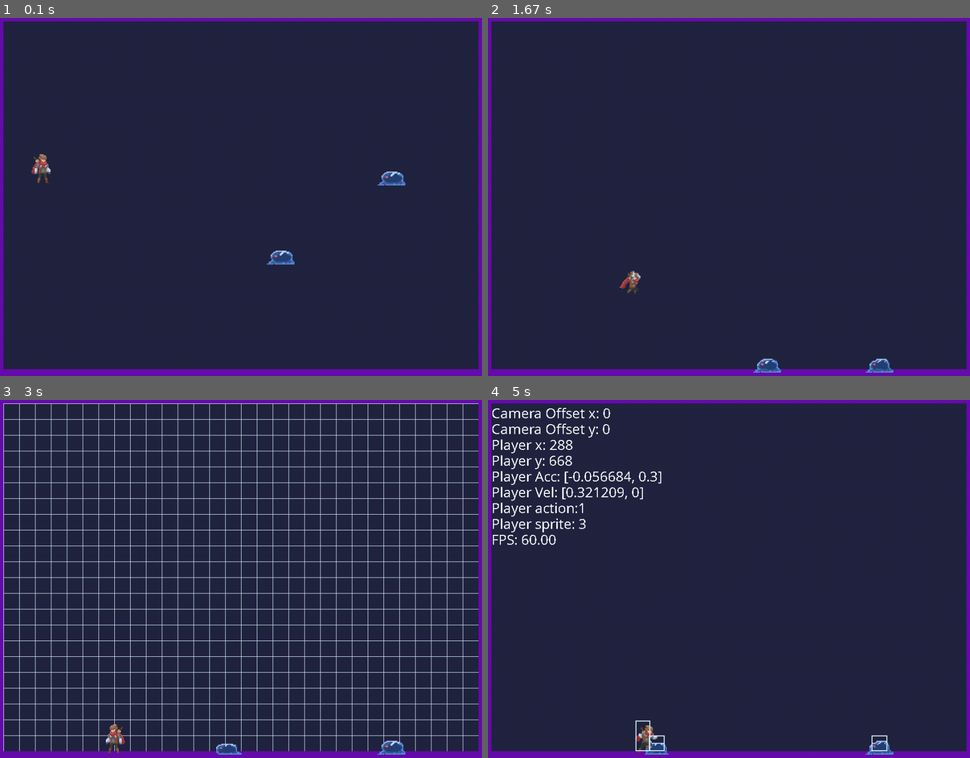
Above: before the commit, frames 1-4 (two rows, left to right).
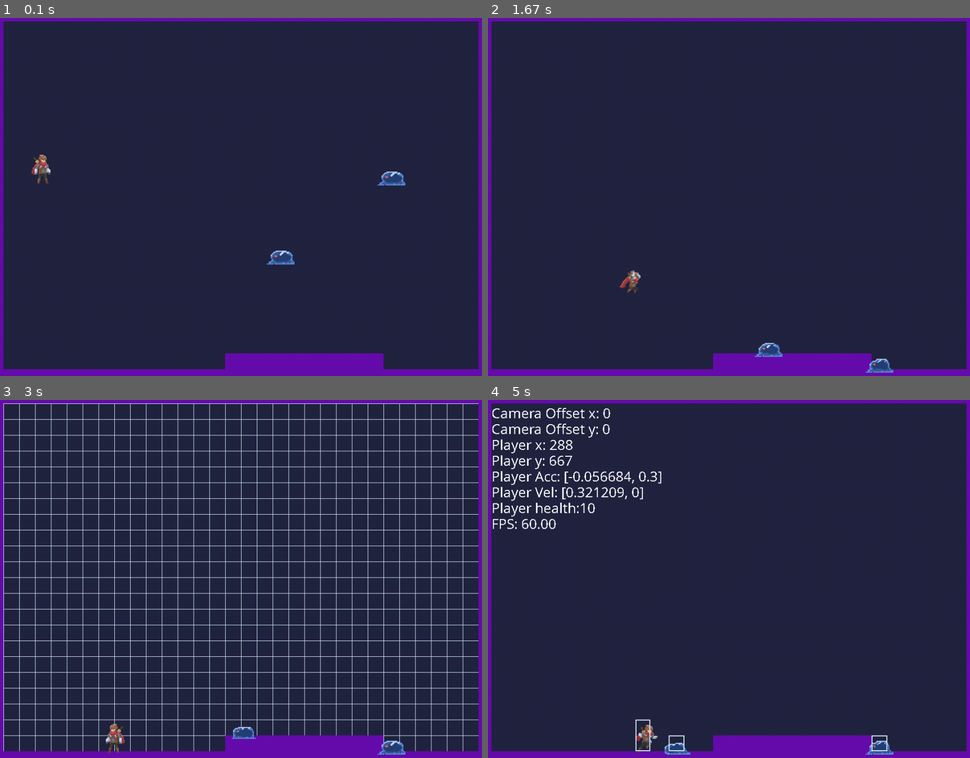
Above: after the commit, the same moments.

Repository: ArthurC13/A-Level-Project-Arthur-Chen
Game: pygame game, started from A level Project.py
Two runs of this game, one before a commit and one after it. Both use one fixed random seed, a clock stepped at 60 frames per second and the inputs below.
Inputs:
- Up to frame 1 (0.1 s): no input
- Up to frame 2 (1.67 s): tap 2 at 0.33, 1.65 s; hold Right 0.67-1.13 s; tap 3 at 0.82 s; hold Up 1.17-1.47 s; tap 0 at 1.32 s; hold Right from 1.5 s (still down)
- Up to frame 3 (3 s): release Right at 1.97 s; hold Left 2-2.53 s; tap 3 at 2.15 s; hold Down 2.57-2.87 s; tap 0 at 2.72 s; tap 1 at 2.9 s
- Up to frame 4 (5 s): hold Left 3.23-3.63 s; tap 3 at 3.38, 4.88 s; hold Up 3.67-4.03 s; tap 0 at 3.82 s; hold Right 4.07-4.7 s; tap 2 at 4.22 s; hold Down from 4.73 s (still down)

The runs differ from the first frame. In frame 1, 1.6% of the frame differs, in the area x 6-80%, y 37-99%; in frame 2, 1.7%; in frame 3, 1.7%; in frame 4, 2.5%, in the area x 0-80%, y 15-100%.

Commit message:
added slime attacks
added new class Melee_attack to create collision checks

Diff:
--- a/A level Project.py
+++ b/A level Project.py
@@ -80,7 +80,7 @@
 
 #Player class
 class Player(pygame.sprite.Sprite):
-    def __init__(self, game, x, y):
+    def __init__(self, game, x, y, health):
         self.groups = game.player_group
         pygame.sprite.Sprite.__init__(self, self.groups)
         self.game = game
@@ -98,11 +98,12 @@
         self.image = self.sprites[self.current_action][self.current_sprite]
         self.last_sprite_time = pygame.time.get_ticks()
         self.rect = self.image.get_rect()
-        self.hit_rect = pygame.Rect(0, 0, 30, 62)
+        self.hit_rect = pygame.Rect(0, 0, 30, 64)
         self.hit_rect.center = self.rect.center
         self.pos = pygame.math.Vector2(x * TILESIZE, y * TILESIZE)
         self.vel = pygame.math.Vector2(0, 0)
         self.acc = pygame.math.Vector2(0, 0)
+        self.health = health
 
     def on_ladder(self):
         hits = pygame.sprite.spritecollide(self, game.ladder_group, False, collide_hit_rect)
@@ -142,8 +143,10 @@
     def jump(self):
         self.hit_rect.y += 1
         hits = pygame.sprite.spritecollide(self, game.wall_group, False, collide_hit_rect)
-        self.hit_rect.y -= 1
-        if hits:
+        self.hit_rect.y -= 2
+        hits2 = pygame.sprite.spritecollide(self, game.wall_group, False, collide_hit_rect)
+        self.hit_rect.y += 1
+        if hits and not hits2:
             self.vel.y = JUMPVEL
             self.current_sprite = 0
 
@@ -216,12 +219,13 @@
         self.groups = game.enemy_group
         pygame.sprite.Sprite.__init__(self, self.groups)
         self.game = game
-        self.sprites, self.mirrored_sprites = load_sprites(['images/mobs/slime/idle', 'images/mobs/slime/move'])
+        self.sprites, self.mirrored_sprites = load_sprites(['images/mobs/slime/idle', 'images/mobs/slime/move', 'images/mobs/slime/attack'])
         self.current_action = 0
         '''
         Slime actions:
         0. idle
         1. move
+        2. attack
         '''
         self.current_sprite = 0
         self.face_left = False
@@ -233,16 +237,33 @@
         self.pos = pygame.math.Vector2(x * TILESIZE, y * TILESIZE)
         self.vel = pygame.math.Vector2(0, 0)
         self.acc = pygame.math.Vector2(0, 0)
+        self.last_attack = pygame.time.get_ticks()
+        self.attack_rate = 2000
+        self.health = 3
 
     def movements(self):
+        now = pygame.time.get_ticks()
         self.acc = pygame.math.Vector2(0, GRAVITY)
-        if abs(self.pos.x - game.player.pos.x) < 300:
-            if self.pos.x > game.player.pos.x:
-                self.acc.x = -0.2
-                self.face_left = False
-            else:
-                self.acc.x = 0.2
+        if self.current_action != 2 and now - self.last_attack >= self.attack_rate:
+            self.face_left = False
+            if self.pos.x < game.player.pos.x:
                 self.face_left = True
+            if 40 < abs(self.pos.x - game.player.pos.x) < 400 and abs(self.pos.y - game.player.pos.y) < 125:
+                if self.pos.x > game.player.pos.x:
+                    self.acc.x = -0.2
+                else:
+                    self.acc.x = 0.2
+            if 40 > abs(self.pos.x - game.player.pos.x) and abs(self.pos.y - game.player.pos.y) < 60:
+                self.acc.x = 0
+                self.current_action = 2
+                self.current_sprite = -1
+                self.last_attack = pygame.time.get_ticks()
+
+    def attack(self):
+        if self.face_left:
+            Melee_attack(self.game, int(self.pos.x)+32, int(self.pos.y), 32, 32, self.game.player_group)
+        else:
+            Melee_attack(self.game, int(self.pos.x)-32, int(self.pos.y), 32, 32, self.game.player_group)
 
     def animations(self):
         now = pygame.time.get_ticks()
@@ -260,6 +281,16 @@
             if now - self.last_sprite_time >= 125:
                 self.current_sprite += 1
                 if self.current_sprite > len(sprites_list[self.current_action])-1:
+                    self.current_sprite = 0
+                self.image = sprites_list[self.current_action][self.current_sprite]
+                self.last_sprite_time = pygame.time.get_ticks()
+        elif self.current_action == 2:      #attacking
+            if now - self.last_sprite_time >= 125:
+                self.current_sprite += 1
+                if self.current_sprite == 2:
+                    self.attack()
+                if self.current_sprite > len(sprites_list[self.current_action])-1:
+                    self.current_action = 0
                     self.current_sprite = 0
                 self.image = sprites_list[self.current_action][self.current_sprite]
                 self.last_sprite_time = pygame.time.get_ticks()
@@ -277,10 +308,11 @@
         self.rect.center = self.hit_rect.center
         if abs(self.vel.x) < 0.2:
             self.vel.x = 0
-        if self.vel in [(0, 0), (0, 0.3)]:
-            self.current_action = 0
-        else:
-            self.current_action = 1
+        if self.current_action != 2:
+            if self.vel in [(0, 0), (0, 0.3)]:
+                self.current_action = 0
+            else:
+                self.current_action = 1
         self.animations()
 
 
@@ -313,6 +345,34 @@
         self.rect.x = x * TILESIZE
         self.rect.y = y * TILESIZE
 
+# -- Utility classes
+
+#Melee attack class
+class Melee_attack(pygame.sprite.Sprite):
+    def __init__(self, game, x, y, w, h, target):
+        self.groups = game.all_sprites_group, game.melee_attack_group
+        pygame.sprite.Sprite.__init__(self, self.groups)
+        self.game = game
+        self.image = pygame.Surface((w, h))
+        if self.game.show_hit_rect:
+            self.image.fill(RED)
+        self.rect = self.image.get_rect()
+        self.hit_rect = pygame.Rect(x, y, 32, 32)
+        self.rect.center = self.hit_rect.center
+        self.target = target
+        self.spawn_time = pygame.time.get_ticks()
+        self.life_time = 100
+        self.pos = pygame.math.Vector2(x, y)
+
+    def update(self):
+        now = pygame.time.get_ticks()
+        if now - self.spawn_time >= self.life_time:
+            self.kill()
+        hits = pygame.sprite.spritecollide(self, self.target, False, collide_hit_rect)
+        if hits:
+            for i in hits:
+                i.health -= 1
+            self.kill()
 
 # -- Map and Camera
 
@@ -363,6 +423,7 @@
         pygame.key.set_repeat(100, 50)
         self.myfont = pygame.font.SysFont('Comic Sans MS', 30)
         self.level = LEVEL
+        self.player_health = 10
         self.tools_reset()
 
     def sprite_group_reset(self):
@@ -371,6 +432,7 @@
         self.ladder_group = pygame.sprite.Group()
         self.enemy_group = pygame.sprite.Group()
         self.player_group = pygame.sprite.Group()
+        self.melee_attack_group = pygame.sprite.Group()
 
     def tools_reset(self):
         self.show_grid = False
@@ -400,7 +462,7 @@
                 if item == '3':
                     Ladder(self, x, y, YELLOW)
                 if item == 'p':
-                    self.player = Player(self, x, y)
+                    self.player = Player(self, x, y, self.player_health)
                 if item == 's':
                     Slime(self, x, y)
                 x += 1
@@ -440,6 +502,7 @@
         self.enemy_group.update()
         self.player_group.update()
         self.camera.update(self.player)
+        self.player_health = self.player.health
 
     def blit_texts(self, texts, colour, x, y, y_intervals, font):
         textlist = texts.split('\n')
@@ -453,7 +516,7 @@
             string = 'Camera Offset x: ' + str(self.camera.x) + '\nCamera Offset y: ' + str(self.camera.y)
             string += '\nPlayer x: ' + str(self.player.rect.x) + '\nPlayer y: ' + str(self.player.rect.y)
             string += '\nPlayer Acc: ' + str(self.player.acc) + '\nPlayer Vel: ' + str(self.player.vel)
-            string += '\nPlayer action:' + str(self.player.current_action) + '\nPlayer sprite: ' + str(self.player.current_sprite)
+            string += '\nPlayer health:' + str(self.player.health)
             string += '\nFPS: ' + "{:.2f}".format(self.clock.get_fps())
             self.blit_texts(string, WHITE, 32, 32, 32, self.myfont)
 
@@ -463,7 +526,7 @@
             self.show_grid_lines()
         #self.all_sprites_group.draw(self.screen)
         #self.player_group.draw(self.screen)
-        #all sprites draw replaced with for loop blitting individual sprites on to the screen - doing the same thing but alow camera to be applied
+        #all sprites draw replaced with for loop blitting individual sprites on to the screen - doing the same thing but now camera can be applied
         for i in self.all_sprites_group:
             self.screen.blit(i.image, self.camera.apply(i))
         for i in self.enemy_group:
--- a/maps/map1.txt
+++ b/maps/map1.txt
@@ -20,5 +20,5 @@
 10000000000000000000000000000001
 10000000000000000000000000000001
 10000000000000000000000000000001
-10000000000000000000000000000001
+10000000000000011111111110000001
 11111111111111111111111111111111
--- a/maps/map2.txt
+++ b/maps/map2.txt
@@ -3,10 +3,10 @@
 1000000000000000000000000000000000000000000000000000000000000001
 1000000000000000000000000000000000000000000000000000000000000001
 10000000p0000000000000000000000000000000000000000000000000000001
-1000000000000000000000000000000000000000000000000000000000000001
+10000000000000000000000000s0000000000000000000000000000000000001
 1000000000000000000000000000000000000000111111000000000000000001
 1002222222222200000000000000000000000000000000000000000000000001
-1000000000000000000000000000000000000000000000000000000000000001
+100000000000000000000000000000000000000000000000000000000s000001
 1000000000000000000111111111110000000000000000000022200000000001
 1000000000000000000000000000000000000000000000000000000000000001
 1000000000000000000000000000000000002222222220000000000000000001
@@ -17,9 +17,9 @@
 1000000000000000000000000000000000000000000000000000000000000301
 1000000000000000000001111111000000000002222220000000000000000301
 1000000000000000000000000000000000000000000000000000000000000301
-1000000000000000000000000000000111110000000000000000000000000301
+1000000000000000000000000000000111110000000000000000s00000000301
 1000000111111100000000000000000000000000000000000000000000000301
-1000000000000000000000000000000000000000022222200000000000000301
+100000000000000000000000000s000000000000022222200000000000000301
 1000000000000000000000000000000000000000000000000000000000000301
 1000000000001111111100000000222222200000000000011111111111000301
 1000000000000000000000000000000000000000000000000000000000000301
Binary file added: images/mobs/slime/attack/slime-attack-0.png
Binary file added: images/mobs/slime/attack/slime-attack-1.png
Binary file added: images/mobs/slime/attack/slime-attack-2.png
Binary file added: images/mobs/slime/attack/slime-attack-3.png
Binary file added: images/mobs/slime/attack/slime-attack-4.png
Not shown, changed: images/mobs/slime/.DS_Store
